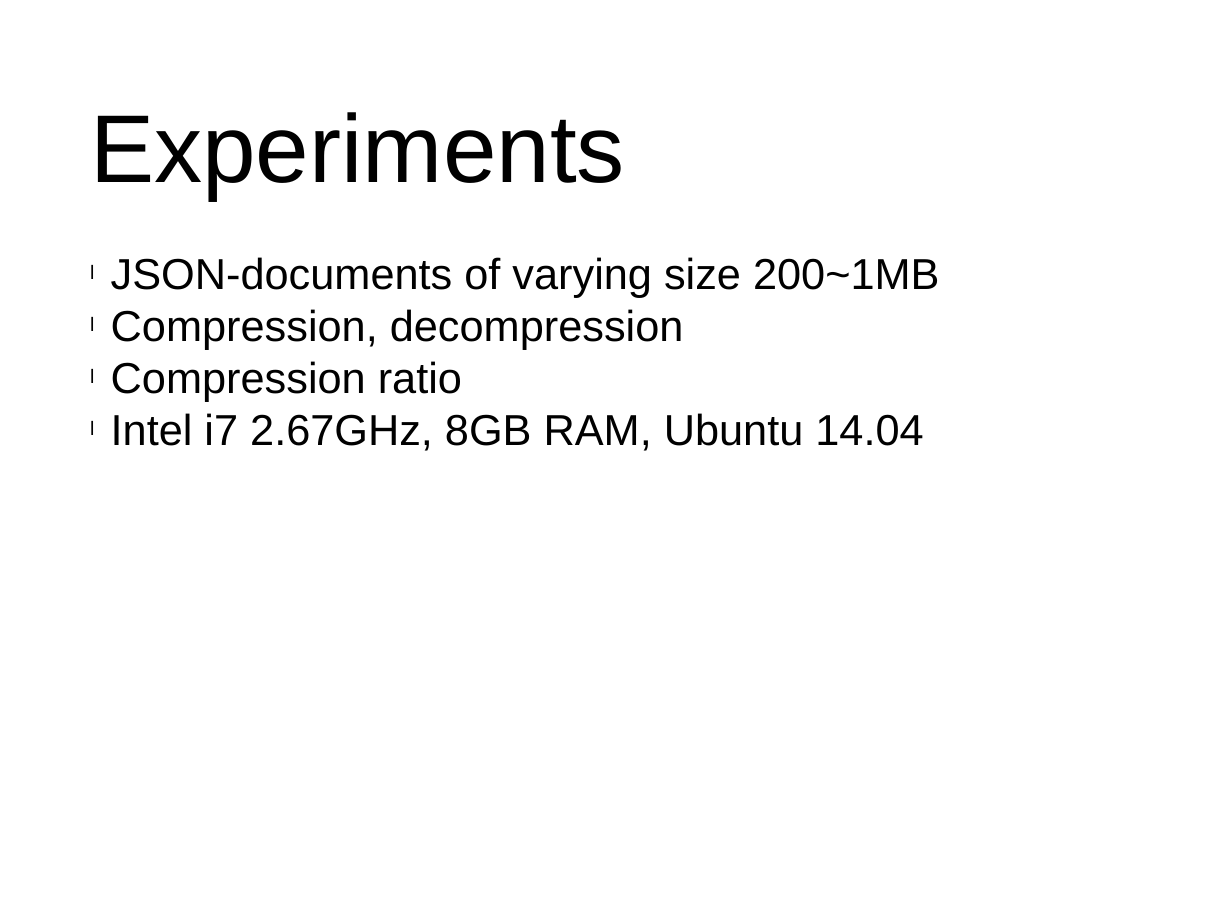
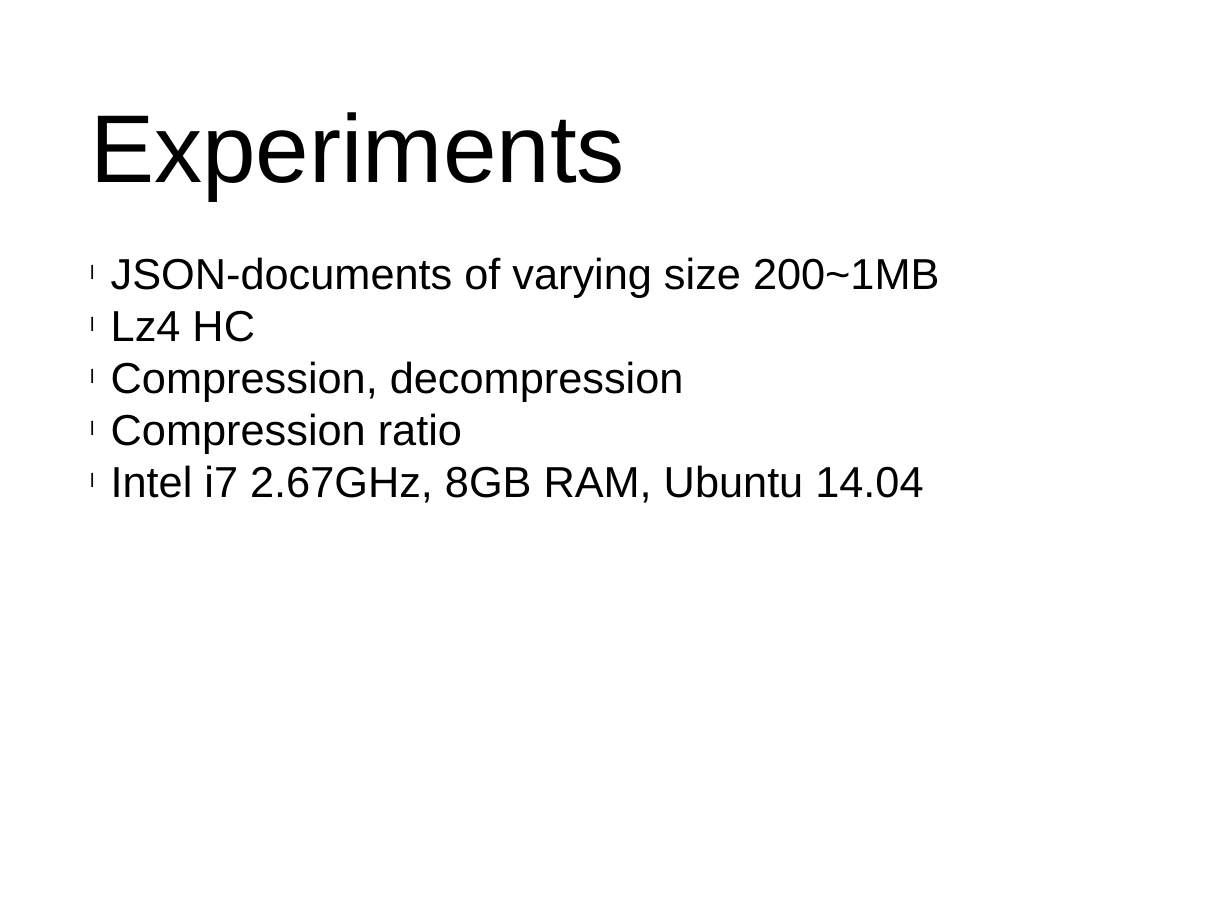
Before and after one commit to fredrikpe/lz4gzip, a slide deck: slide 4 of presentation_part1.pptx. Drawn at 1232x924 pixels with LibreOffice and Linux fonts; fonts in the diff are those of the drawing. Boxes give left, top, right and bottom in pixels: in the first picture for what was removed or moved away, otherwise in the second. Text is boxed around its words. In the diff, an @@ line names an element or a change of style, - is before the commit and + after.

```diff
--- a/presentation_part1.pptx
+++ b/presentation_part1.pptx
@@ text at bbox=[111, 310, 255, 342]: paragraph added @@
+l Lz4 HC
```
Also in this commit, not shown: 4 other slides changed.
